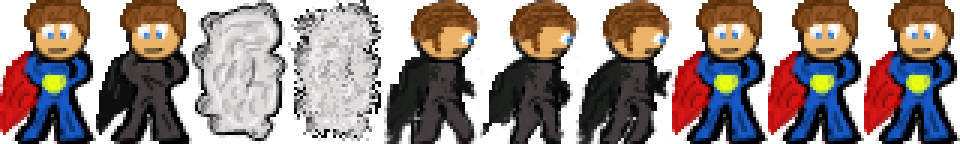
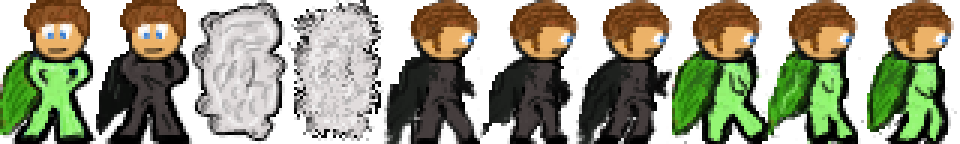
Layers edited between the first and the second w=960, h=144 image:
added layer "Layer 12" above "Layer 11" over 729, 54, 936, 105
added layer "Layer 11" above "run3" over 885, 99, 951, 144
added layer "run3" (1st of 2) above "Layer 10" over 867, 0, 957, 138
added layer "Layer 10" above "run2" over 804, 105, 861, 144
added layer "run2" (1st of 2) above "run1" over 765, 0, 864, 141
added layer "run1" (1st of 2) above "Layer 9" over 669, 0, 768, 144
added layer "Layer 9" above "cloaked_run" over 105, 132, 651, 144
removed layer "Layer 4 copy 3" from group "run" over 864, 0, 960, 144
removed layer "Layer 4 copy 2" from group "run" over 768, 0, 864, 144
removed layer "Layer 4 copy" from group "run" over 672, 0, 768, 144
added layer "Layer 8" in group "idle" over 0, 51, 93, 144
added layer "Layer 7" in group "idle" over 0, 51, 39, 135
